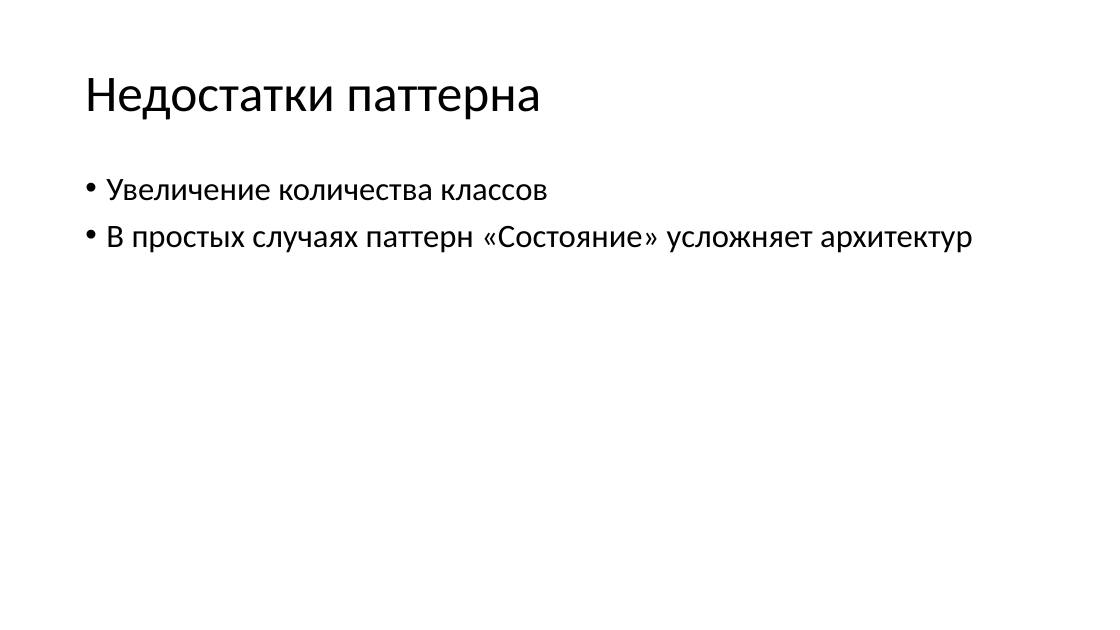
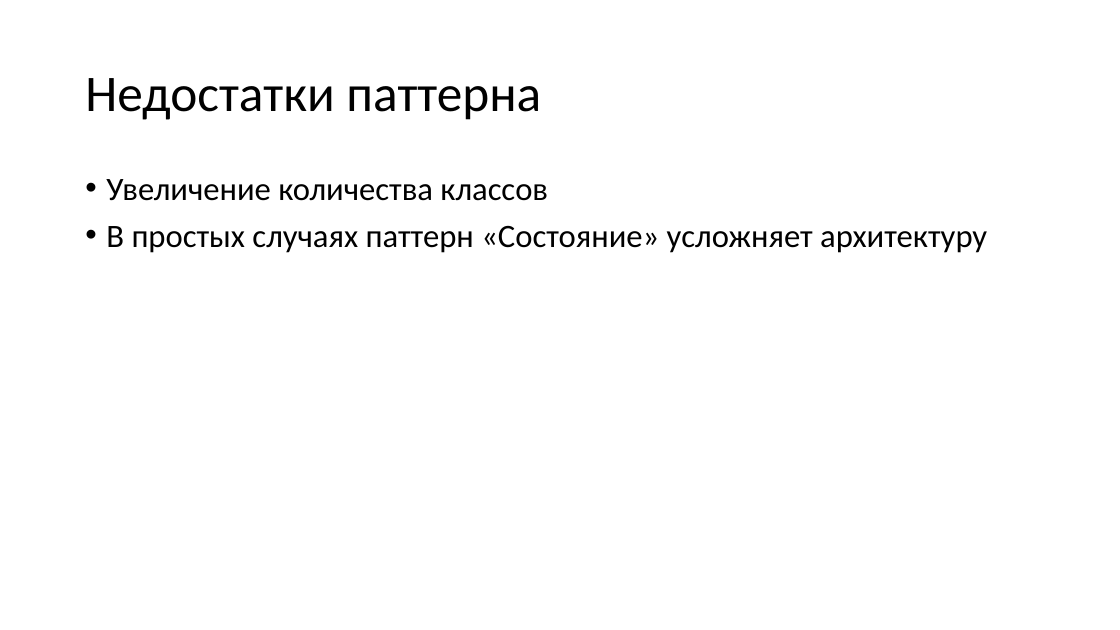
Before and after one commit to alexey-malov/ood, a slide deck: slide 41 of lectures/11.state/state.pptx (slide 34 before the commit). Drawn at 1120x630 pixels with LibreOffice and Linux fonts; fonts in the diff are those of the drawing. Boxes give left, top, right and bottom in pixels: in the first picture for what was removed or moved away, otherwise in the second. Text is boxed around its words. In the diff, an @@ line names an element or a change of style, - is before the commit and + after.

Commit message:
Обновил материалы по паттерну "Состояние"

```diff
--- a/lectures/11.state/state.pptx
+++ b/lectures/11.state/state.pptx
@@ text at (x1=106, y1=226, x2=987, y2=253): text changed @@
-• В простых случаях паттерн «Состояние» усложняет архитектур
+• В простых случаях паттерн «Состояние» усложняет архитектуру
```
Also in this commit, not shown: 11 other slides changed, 7 slides added, 2 other files.
